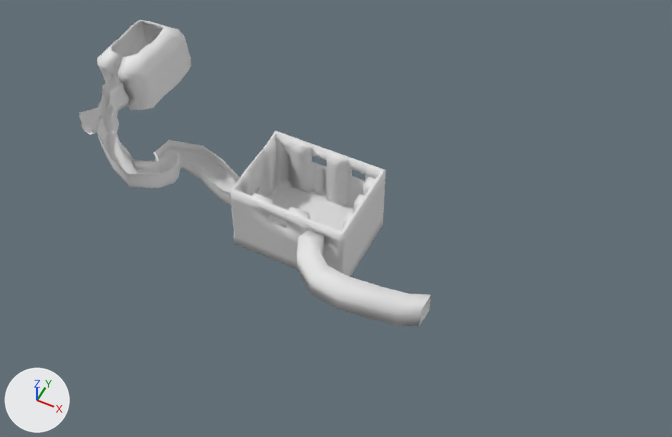
Two versions of the Blender file Assets/Models/Level2/Level2.blend, one commit apart.
The view is the same before and after, from a 50 mm lens placed at (106.7, -122.6, 129.3), pointed at (52.3, -13.7, -6.8). Lighting does not change. The marker at lower left points along +X, +Y and +Z.
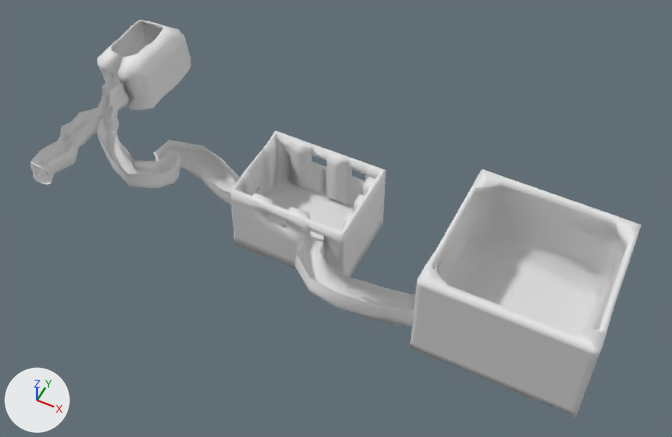
Diff of the bpy script that builds the scene:
```diff
--- a/Assets/Models/Level2/Level2.blend.py
+++ b/Assets/Models/Level2/Level2.blend.py
@@ me_plane_001 @@
 # used by ob_plane; location = (0.0, 0.0, 0.0); scale = (4.0, 7.0, 5.0)
-me_plane_001.from_pydata(...)  # 1660 vertices, 1653 faces, 1 loose edge; spans x -1.5..18.8, y -4.2..1.5, z -4.5..2.3
+me_plane_001.from_pydata(...)  # 2414 vertices, 2415 faces, 1 loose edge; spans x -1.5..26.8, y -5.2..1.5, z -4.5..2.3
+# me_plane_001 part 1: 22 vertices moved from x 7.8..13.5, y -2.3..0.0, z -3.9..-3.7 to x 7.8..13.5, y -2.3..0.0, z -3.8..-3.5; 2 vertices removed from x 13.4, y -0.6..-0.2, z -3.9; 644 vertices added at x 11.9..26.8, y -4.4..0.4, z -3.7..0.5
+# me_plane_001 part 2: 112 vertices added at x -1.1..0.8, y -5.2..-3.0, z -0.5..1.0
 me_plane_001.materials.append(mat_material_000)
```

Location of each change, [x1, y1, x2, y2] in pixels of the pictures (672 x 437 px):
'Plane', reshaped (73% wider, 30% taller): before [79, 20, 431, 326]; after [30, 20, 641, 417]
part 1 of me_plane_001, built on: before [266, 178, 346, 206]; after [266, 169, 641, 417]
part 2 of me_plane_001, added: after [30, 113, 93, 185]
